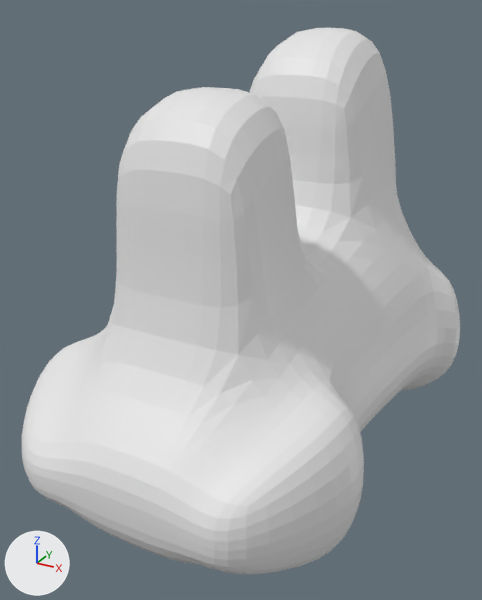
A saved change to the Blender file blender/parts_body_a12_camel.blend.
One viewpoint serves both versions: a 50 mm lens placed at (32.8, -69.4, 40.0), pointed at (-2.2, -5.8, 8.2). Every picture has the same lights, and +X, +Y and +Z are marked at lower left.

The older version as bpy lines, for what is in view:
```python
me_立方体 = bpy.data.meshes.new('立方体')
me_立方体.from_pydata(...)  # 162 vertices, 160 faces; spans x -2.02..1.95, y -1.19..1.26, z -1.72..3.28
ob_立方体 = bpy.data.objects.new('立方体', me_立方体)
ob_立方体.location = (0.0, 0.0, 0.0)
ob_立方体.rotation_euler = (-0.352, 0.0, -3.124)  # degrees (-20, 0, -179)
ob_立方体.scale = (10.8, 26.6, 11.5)
_m = ob_立方体.modifiers.new('細分化', 'SUBSURF')
_m.levels = 2
_m.render_levels = 3
```
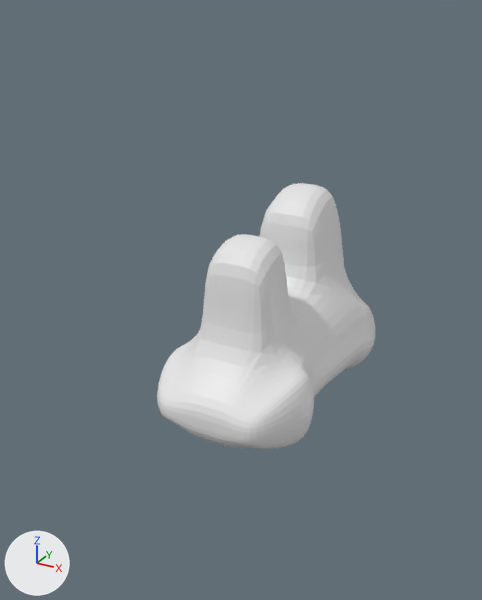
Location of each change, [x1, y1, x2, y2] in pixels of the pictures (482 x 600 px; the box of a moved part takes in the faces that stretch with it):
'立方体', reshaped, rescaled (50% narrower, 51% shorter): before [22, 28, 460, 574]; after [157, 183, 375, 449]
part 1 of me_立方体, moved or reshaped: before [22, 257, 460, 574]; after [157, 297, 375, 449]

Diff of the bpy script that builds the scene:
```diff
--- a/blender/parts_body_a12_camel.blend.py
+++ b/blender/parts_body_a12_camel.blend.py
@@ me_立方体 @@
 # used by ob_立方体; location = (0.0, 0.0, 0.0); rotation_euler = (-0.352, 0.0, -3.124), in degrees (-20, 0, -179); scale = (10.8, 26.6, 11.5)
-me_立方体.from_pydata(...)  # 162 vertices, 160 faces; spans x -2.02..1.95, y -1.19..1.26, z -1.72..3.28
+me_立方体.from_pydata(...)  # 162 vertices, 160 faces; spans x -1.74..1.84, y -1.18..1.31, z -1.67..3.28
+# me_立方体 part 1: 43 of 162 vertices moved; they spanned x -2.02..1.95, y -1.19..1.26, z -1.72..1.31 and now span x -1.74..1.84, y -1.03..1.31, z -1.66..1.35; mean shift (0.01, 0.04, 0.05); largest move (0.55, -1.19, -0.14) -> (0.56, -1.03, 0.23)
@@ ob_立方体 @@
 ob_立方体.rotation_euler = (-0.352, 0.0, -3.124)  # degrees (-20, 0, -179)
-ob_立方体.scale = (10.8, 26.6, 11.5)
+ob_立方体.scale = (5.9, 14.3, 5.88)
 _m = ob_立方体.modifiers.new('細分化', 'SUBSURF')
```
